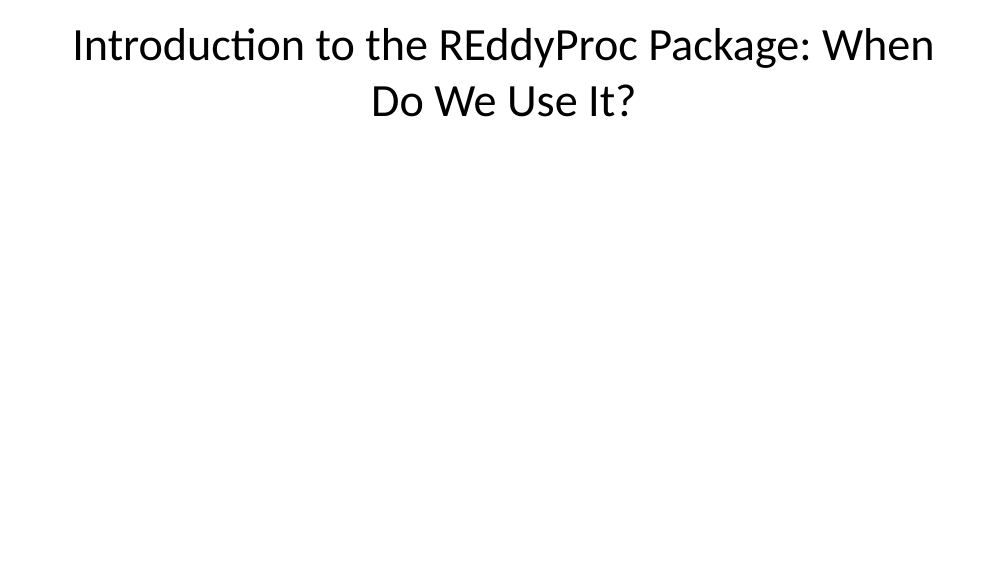
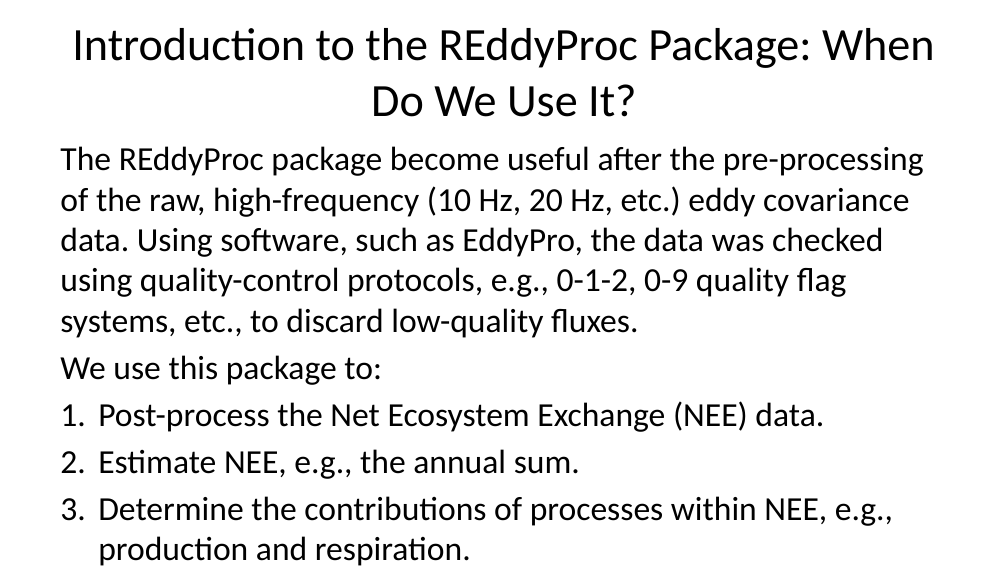
Before and after one commit to yusriy/reddyproc_class, a slide deck: slide 4 of R/REddyProc_presentation.pptx. Drawn at 1008x567 pixels with LibreOffice and Linux fonts; fonts in the diff are those of the drawing. Boxes give left, top, right and bottom in pixels: in the first picture for what was removed or moved away, otherwise in the second. Text is boxed around its words. In the diff, an @@ line names an element or a change of style, - is before the commit and + after.

```diff
--- a/R/REddyProc_presentation.pptx
+++ b/R/REddyProc_presentation.pptx
@@ text added at (x1=60, y1=146, x2=924, y2=524), 24 pt, text #000000 @@
+The REddyProc package become useful after the pre-processing of the raw, high-frequency (10 Hz, 20 Hz, etc.) eddy covariance data. Using software, such as EddyPro, the data was checked using quality-control protocols, e.g., 0-1-2, 0-9 quality flag systems, etc., to discard low-quality fluxes.
+We use this package to:
+1. Post-process the Net Ecosystem Exchange (NEE) data.
+2. Estimate NEE, e.g., the annual sum.
+3. Determine the contributions of processes within NEE, e.g., production and respiration.
```
Also in this commit, not shown: 13 other slides changed, 40 slides added, 3 slides removed, 9 other files.
